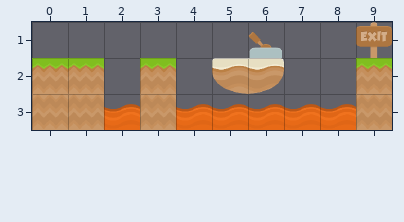
Two versions of a level (Tiled map (JSON), public/assets/tilemaps/maps/lavaAdventure.json). Above, as it was before the edit.
Cells are 64x64 px. Shown: x 0..9, y 1..3.
And afterwards:
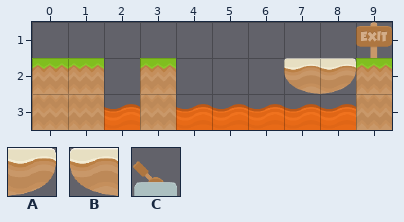
Key: from "adventure": A 41, B 53, C 189.
_ is an empty cell.
Tiles of an added or newly shown layer are drawn over the layers below it.
Diff:
Layer "docker" (now hidden):
y 1: x 6 C -> _
y 2: x 5..6 BA -> __
Layer "reached" (added):
y 2: x 7..8 __ -> BA
Where, in picture pixels (left, top, right, bottom), the same in both pictures:
changed: (212, 32, 356, 94)
